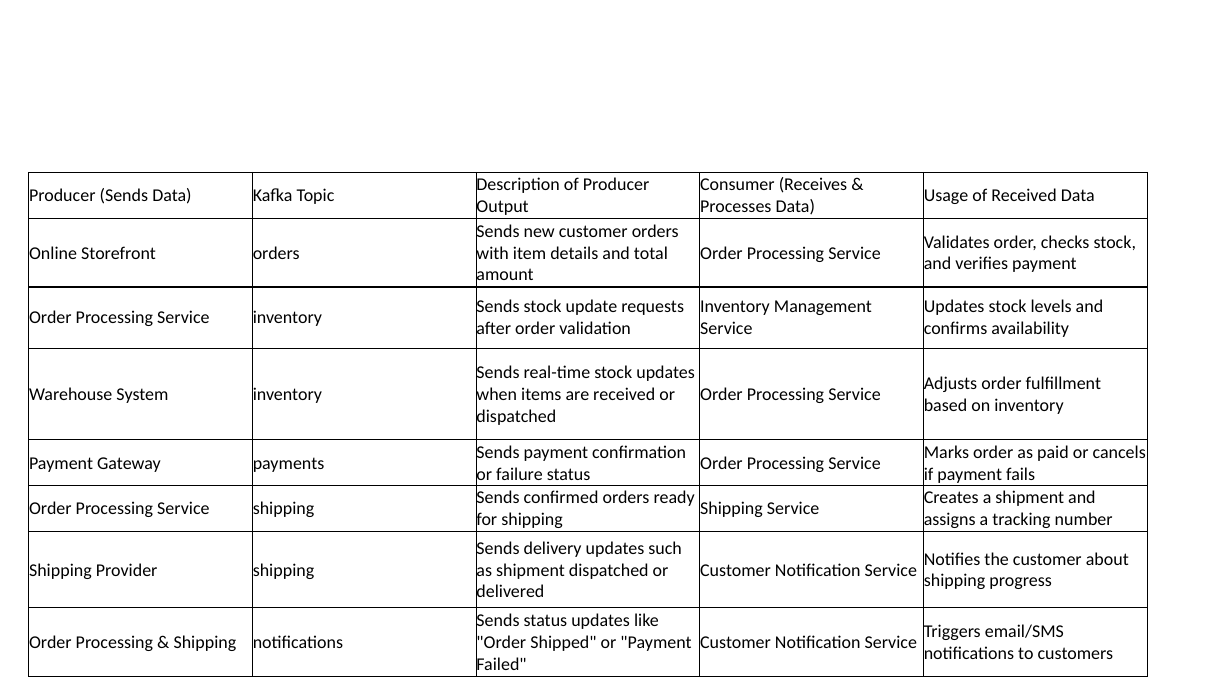
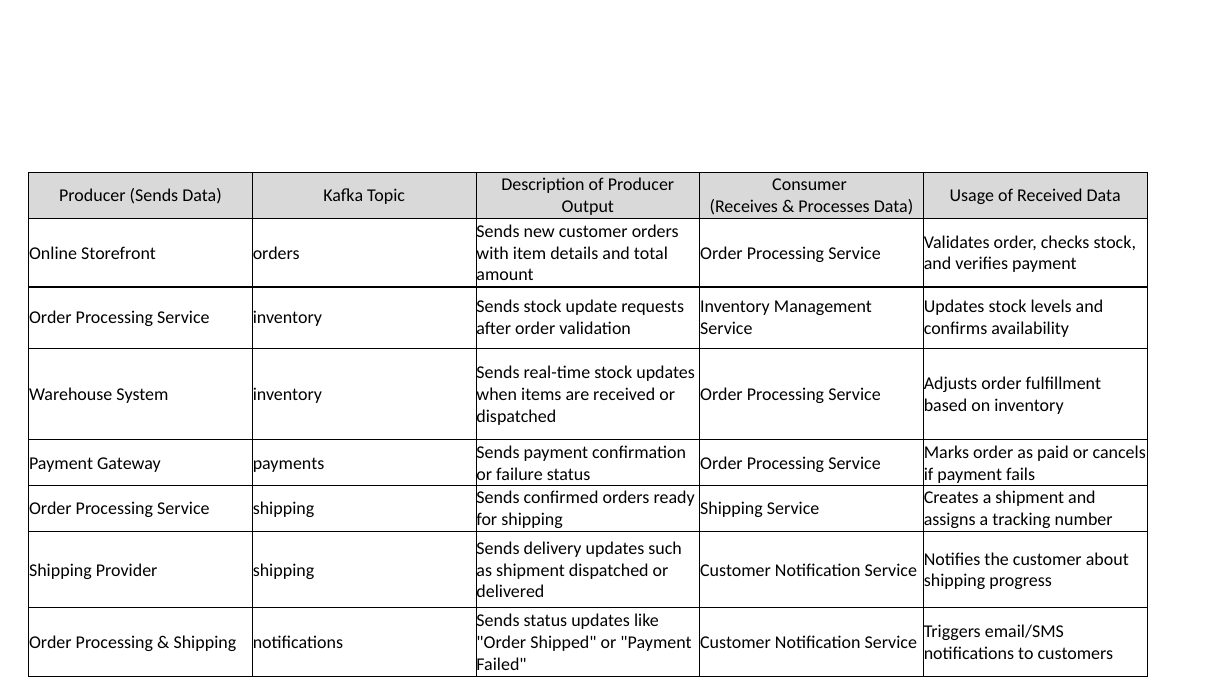
Before and after one commit to msfasha/307401-Big-Data, a slide deck: slide 27 of 20243/section_2_introduction_to_hadoop_eco_system/2-Introduction to Hadoop Eco System.pptx. Drawn at 1232x693 pixels with LibreOffice and Linux fonts; fonts in the diff are those of the drawing; background and template pictures are left out. Boxes give left, top, right and bottom in pixels: in the first picture for what was removed or moved away, otherwise in the second. Text is boxed around its words. In the diff, an @@ line names an element or a change of style, - is before the commit and + after.

```diff
--- a/20243/section_2_introduction_to_hadoop_eco_system/2-Introduction to Hadoop Eco System.pptx
+++ b/20243/section_2_introduction_to_hadoop_eco_system/2-Introduction to Hadoop Eco System.pptx
@@ table at (29, 173, 1147, 679) @@
-row 1, column 4: Consumer (Receives & Processes Data)
+row 1, column 4: Consumer / (Receives & Processes Data)
@@ fill none to #D9D9D9 in row 1 @@
@@ alignment left to centre @@
```
Also in this commit, not shown: 3 other slides changed, 1 slide removed, 2 other files.
